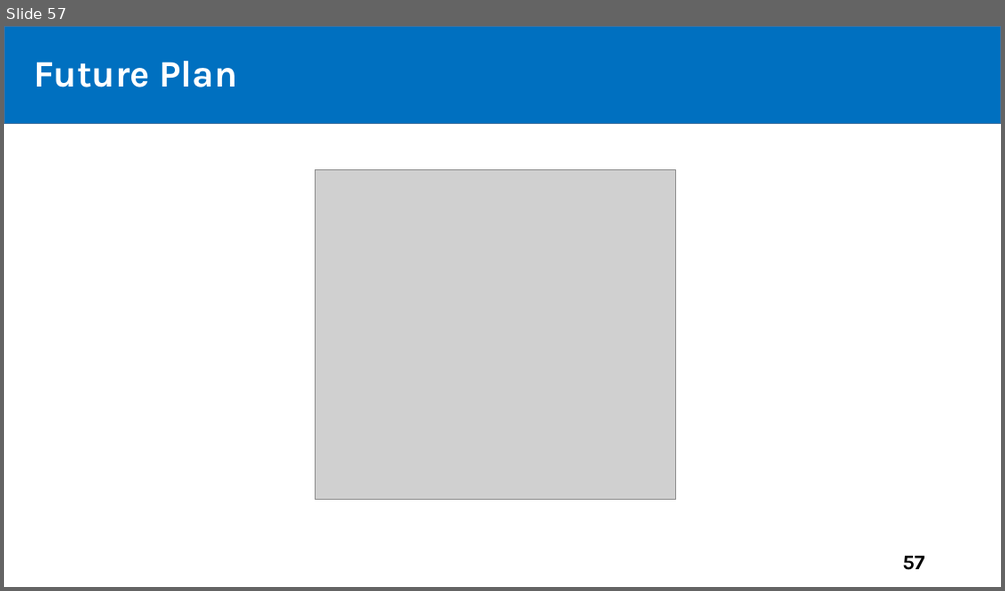
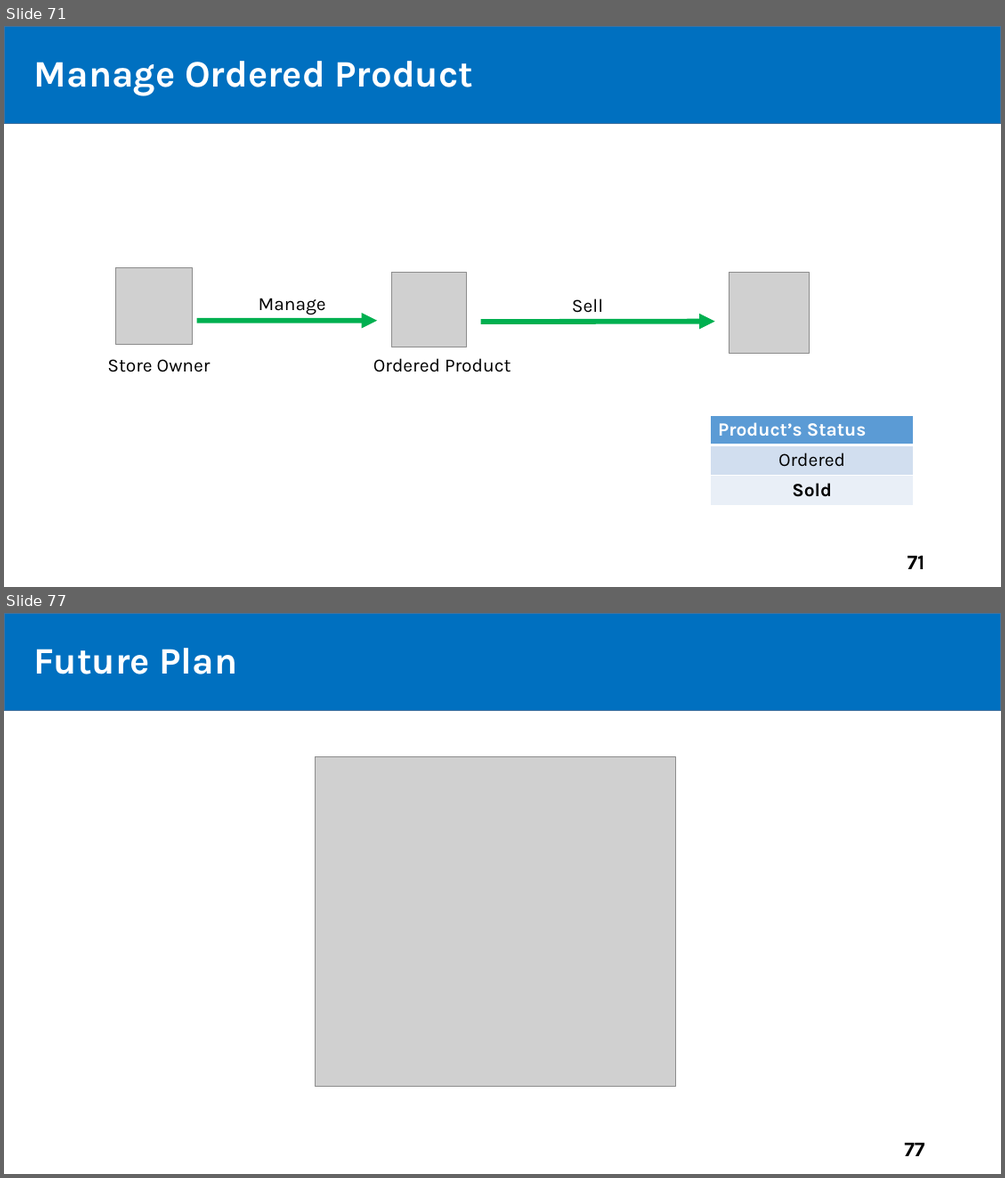
Before and after one commit to tiendan3108/CP, a slide deck: Source/Presentation/PreFinalPresentation.pptx. Shown one above the other, each under a label of ours: slide 57 before the commit, slides 71 and 77 after it; the slides between them are not shown. The pictures are 1005x591 and 1005x1178 pixels, drawn with LibreOffice and Linux fonts; fonts in the diff are those of the drawing; grey boxes stand for pictures. Boxes give left, top, right and bottom in pixels: in the first picture for what was removed or moved away, otherwise in the second. Text is boxed around its words. In the diff, an @@ line names an element or a change of style, - is before the commit and + after.

```diff
--- a/Source/Presentation/PreFinalPresentation.pptx
+++ b/Source/Presentation/PreFinalPresentation.pptx
@@ slide 71 added at [4, 26, 1001, 587], background #FFFFFF @@
@@ rectangle added at [4, 26, 1001, 123], fill #0070C0, outline #43739E 1 pt @@
@@ text added at [34, 61, 473, 96], 36 pt, text #FFFFFF, bold @@
+Manage Ordered Product
@@ title added at [61, 64, 220, 96], 44 pt, text #FFFFFF, bold @@
+Outline
@@ picture added at [116, 267, 193, 344] @@
@@ picture added at [392, 273, 466, 346] @@
@@ picture added at [728, 273, 809, 354] @@
@@ text added at [259, 297, 326, 314], 18 pt, text #000000 @@
+Manage
@@ text added at [572, 298, 603, 313], 18 pt, text #000000 @@
+Sell
@@ arrow added from (197, 321) to (377, 321), #00B050 5 pt @@
@@ arrow added from (481, 321) to (715, 321), #00B050 5 pt @@
@@ text added at [107, 359, 210, 372], 18 pt, text #000000 @@
+Store Owner
@@ text added at [373, 358, 511, 372], 18 pt, text #000000 @@
+Ordered Product
@@ table added at [711, 415, 914, 506], 3 rows, 1 columns @@
+Product’s Status
+Ordered
+Sold
@@ page number added at [907, 555, 925, 569], 20 pt, text #000000, bold @@
+71
@@ what was slide 57 is now slide 77 @@
@@ page number at [904, 1143, 924, 1156]: text changed @@
-57
+77
```
Also in this commit, not shown: 6 slides changed, 19 other slides added.
